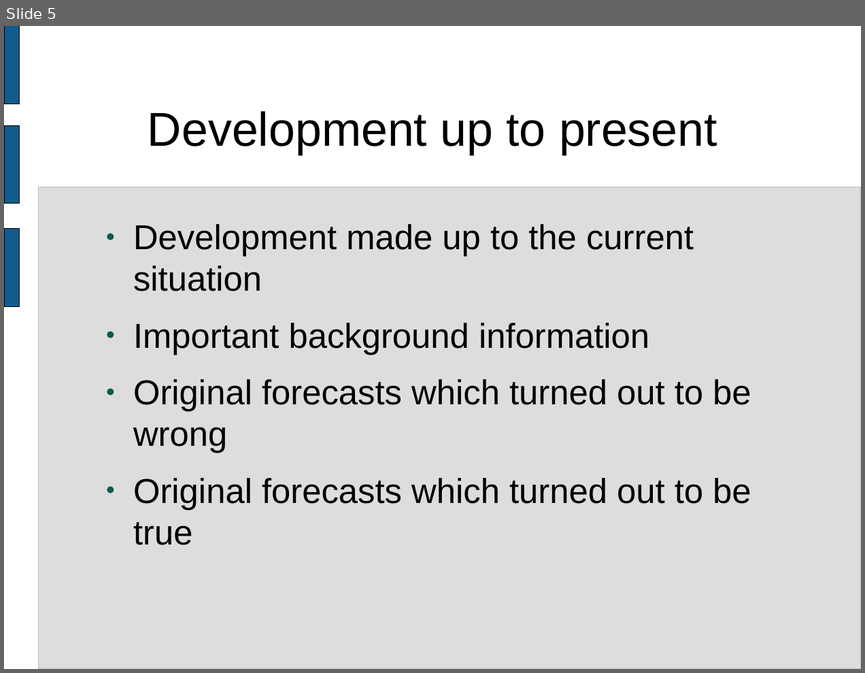
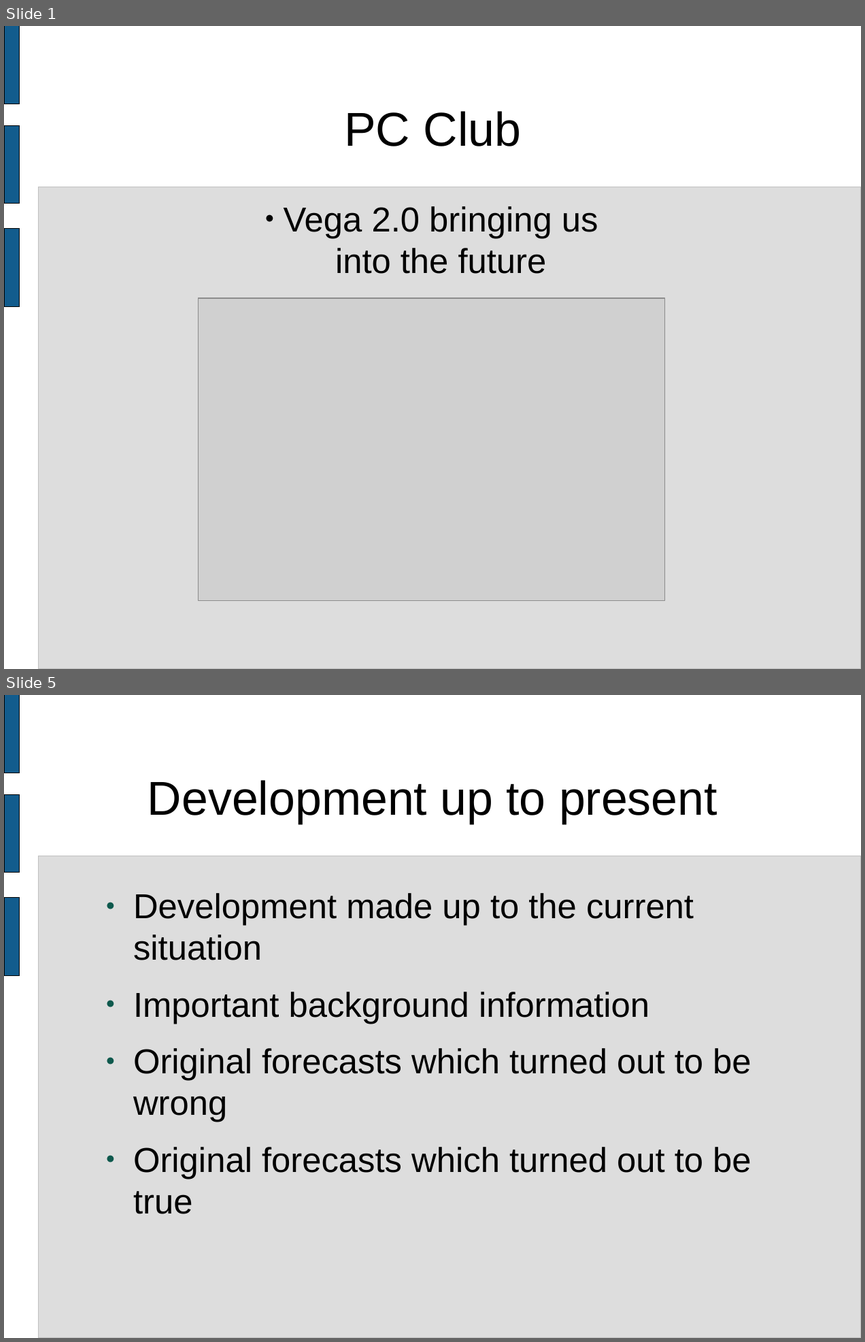
Before and after one commit to wgrand08/tether, a slide deck: trunk/schoolwork/objectives_of_project.odp. Shown one above the other, each under a label of ours: slide 5 before the commit, slides 1 and 5 after it; the slides between them are not shown. The pictures are 865x673 and 865x1342 pixels, drawn with LibreOffice and Linux fonts; fonts in the diff are those of the drawing; grey boxes stand for pictures. Boxes give left, top, right and bottom in pixels: in the first picture for what was removed or moved away, otherwise in the second. Text is boxed around its words. In the diff, an @@ line names an element or a change of style, - is before the commit and + after.

```diff
--- a/trunk/schoolwork/objectives_of_project.odp
+++ b/trunk/schoolwork/objectives_of_project.odp
@@ slide 1 added at [4, 26, 861, 669], background #FFFFFF; not listed: 4 template elements that a slide beside it also shows @@
@@ title added at [344, 111, 521, 146], 44 pt, text #000000 @@
+PC Club
@@ subtitle added at [283, 206, 598, 274], 32 pt, text #000000 @@
+  ● Vega 2.0 bringing us into the future
@@ picture added at [198, 298, 665, 601] @@
```
Also in this commit, not shown: 1 slide changed, 2 other slides added, 3 slides removed.
